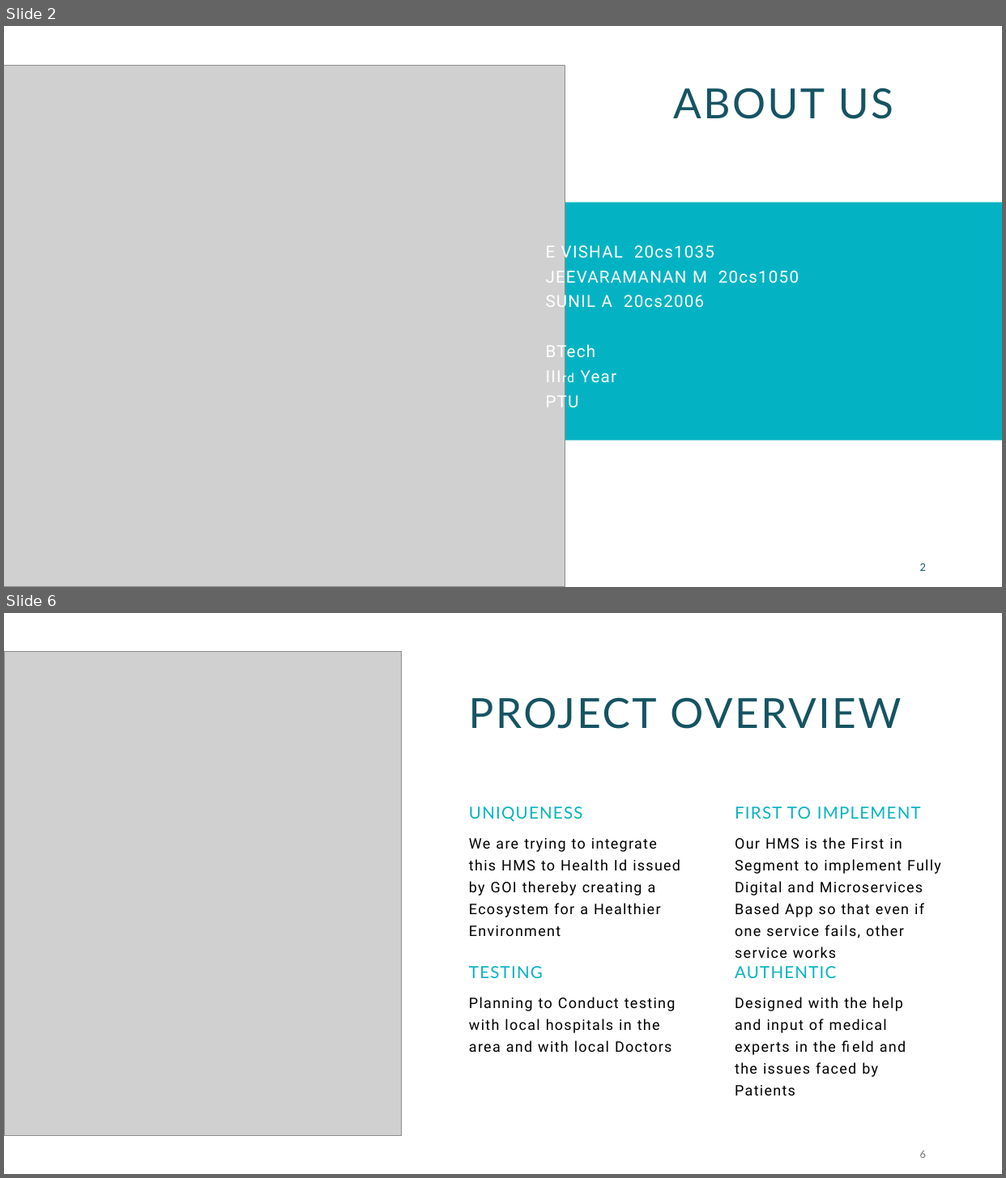
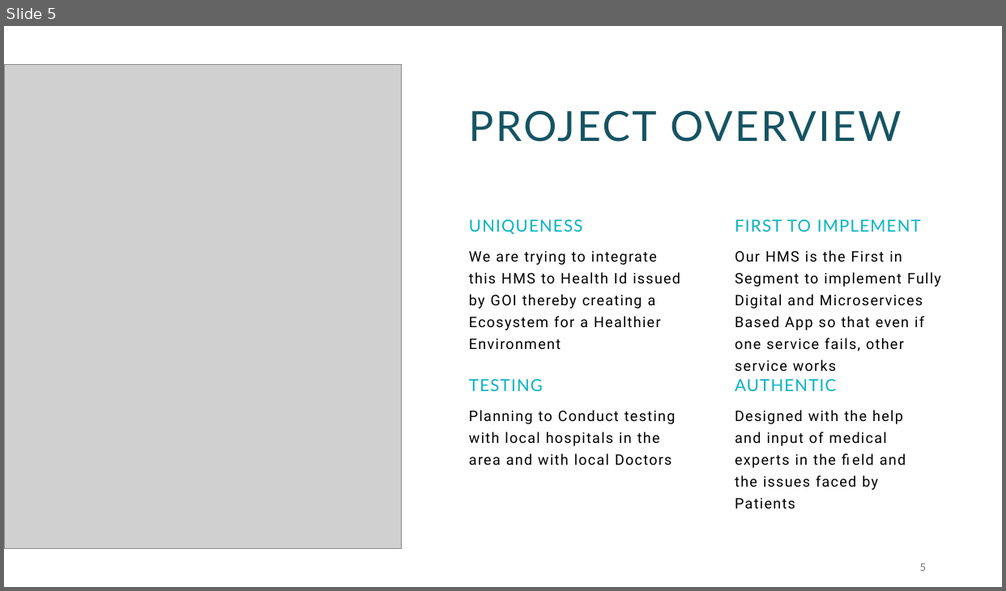
Before and after one commit to vishalezhumalai/HMS, a slide deck: Hospital Management.pptx. Shown one above the other, each under a label of ours: slides 2 and 6 before the commit, slide 5 after it; the slides between them are not shown. The pictures are 1006x1178 and 1006x591 pixels, drawn with LibreOffice and Linux fonts; fonts in the diff are those of the drawing; grey boxes stand for pictures. Boxes give left, top, right and bottom in pixels: in the first picture for what was removed or moved away, otherwise in the second. Text is boxed around its words. In the diff, an @@ line names an element or a change of style, - is before the commit and + after.

```diff
--- a/Hospital Management.pptx
+++ b/Hospital Management.pptx
@@ slide 2 removed at (x1=4, y1=26, x2=1002, y2=587), background #FFFFFF @@
@@ picture removed at (x1=4, y1=65, x2=565, y2=587) @@
@@ title removed at (x1=673, y1=88, x2=893, y2=119) @@
-ABOUT US
@@ rectangle removed at (x1=497, y1=202, x2=1002, y2=440) @@
@@ text removed at (x1=546, y1=242, x2=799, y2=412) @@
-E VISHAL 20cs1035
-JEEVARAMANAN M 20cs1050
-SUNIL A 20cs2006
-BTech
-IIIrd Year
-PTU
@@ page number removed at (x1=920, y1=563, x2=926, y2=571) @@
-2
@@ what was slide 6 is now slide 5 @@
@@ page number at (x1=920, y1=564, x2=926, y2=571): text changed @@
-6
+5
```
Also in this commit, not shown: 4 slides changed.
